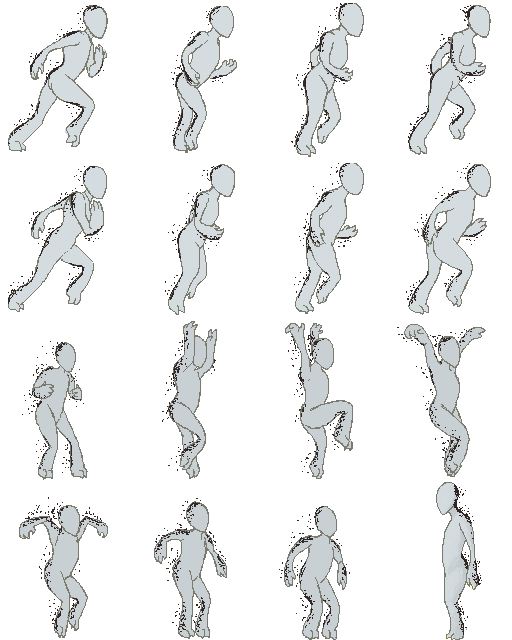
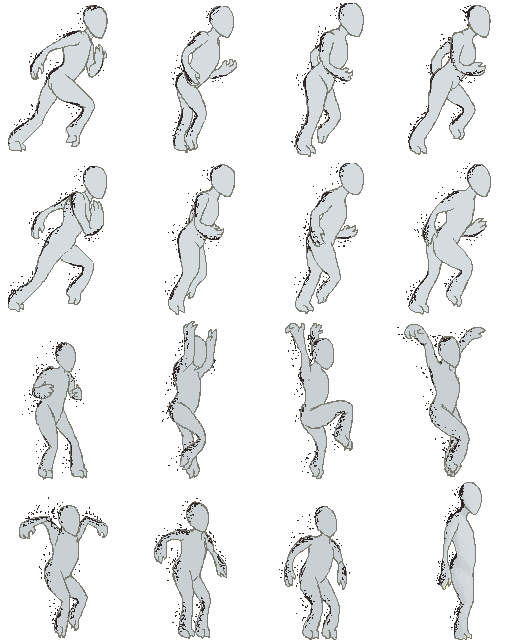
Layers edited between the first and the second 512x640 image:
painted on "Layer 11" over left=436, top=482, right=482, bottom=640
